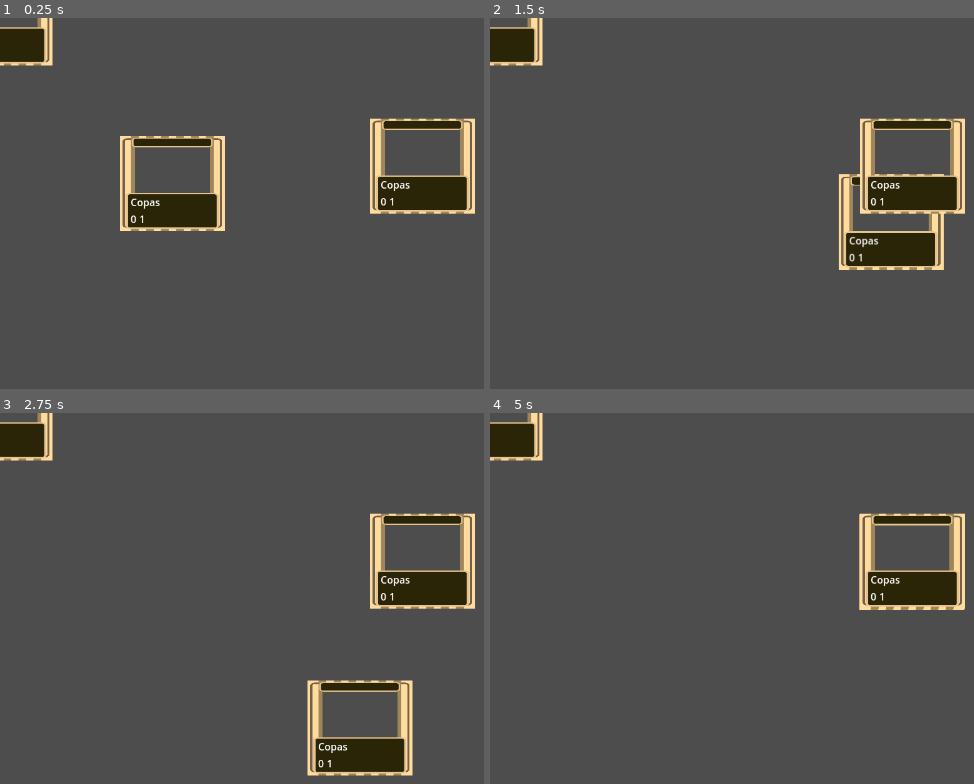
Above: before the commit, frames 1-4 (two rows, left to right).
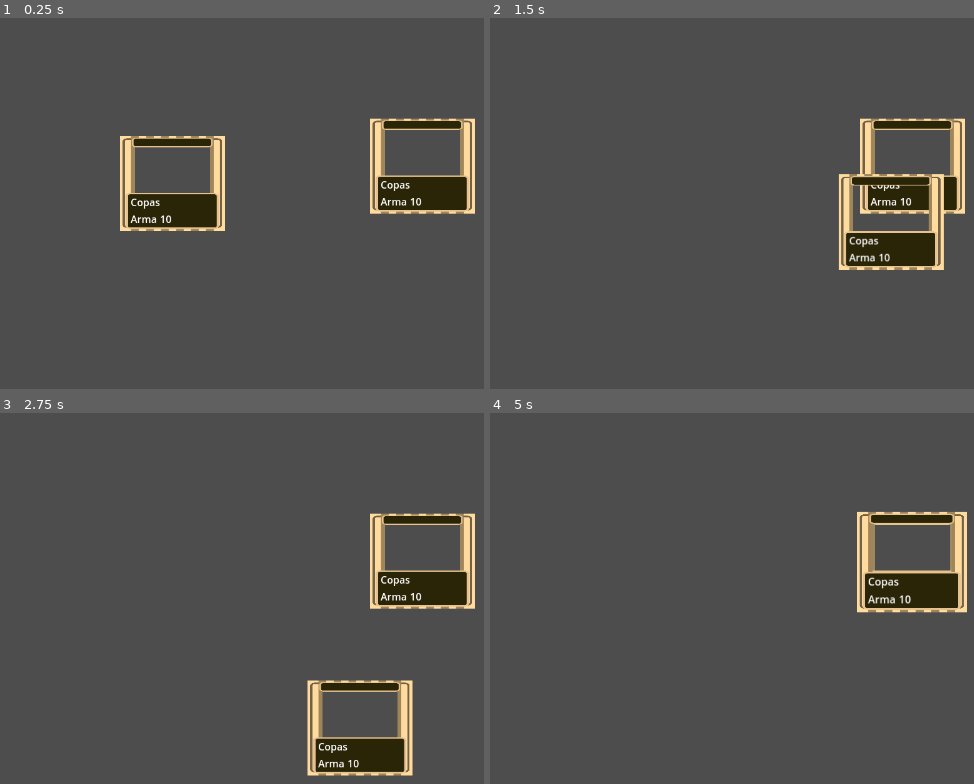
Above: after the commit, the same moments.

Repository: LYG-Studio/godot-game
Game: Godot game, scene res://scenes/Main/Main.tscn
The game is run twice, just before and just after one commit, with the same random seed, the same clock (stepped at 60 frames per second) and the same inputs.
Inputs (mouse positions are in pixels of both pictures, inside the frame that each line leads up to):
- Up to frame 1 (0.25 s): no input
- Up to frame 2 (1.5 s): tap Enter at 0.5 s; drag from (664, 184) to (911, 166) at 0.52 s; drag from (911, 166) to (848, 333) at 1.27 s
- Up to frame 3 (2.75 s): move the mouse to (479, 539) at 2.02 s; click (479, 539) at 2.17 s
- Up to frame 4 (5 s): tap Space at 2.75 s; drag from (848, 728) to (649, 568) at 2.77 s; move the mouse to (outside the picture) at 3.52 s; click (outside the picture) at 3.67 s; tap Enter at 4.25 s; drag from (649, 568) to (911, 561) at 4.27 s

The runs differ from the first frame. In frame 1, 1.4% of the frame differs, in the area x 0-87%, y 0-56%; in frame 2, 1.9%; in frame 3, 1.4%; in frame 4, 3.3%, in the area x 0-99%, y 0-54%.
Error after the commit: Invalid assignment of property or key 'scale' with value of type 'Vector2' on a base object of type 'Nil'. (res://scenes/Match/CardManager.gd:36)

Commit message:
feat: second episode of tutorial

Diff:
--- a/game/prefabs/Card/Card.tscn
+++ b/game/prefabs/Card/Card.tscn
@@ -1,7 +1,6 @@
-[gd_scene load_steps=5 format=3 uid="uid://d3kk37d05w8iu"]
+[gd_scene load_steps=4 format=3 uid="uid://d3kk37d05w8iu"]
 
 [ext_resource type="Script" uid="uid://cebiuypti1ra" path="res://prefabs/Card/card.gd" id="1_lrgw6"]
-[ext_resource type="Resource" uid="uid://vkskt7omoi67" path="res://resources/Cards/Copas.tres" id="2_hdxfl"]
 [ext_resource type="Texture2D" uid="uid://cx1ae0hmqac2p" path="res://assets/card.png" id="3_tdy70"]
 
 [sub_resource type="RectangleShape2D" id="RectangleShape2D_hdxfl"]
@@ -9,7 +8,6 @@
 
 [node name="Card" type="Node2D"]
 script = ExtResource("1_lrgw6")
-card_type = ExtResource("2_hdxfl")
 
 [node name="CardImage" type="Sprite2D" parent="."]
 scale = Vector2(0.24, 0.152727)
@@ -44,3 +42,5 @@
 text = "10"
 
 [connection signal="input_event" from="Area2D" to="." method="_on_area_2d_input_event"]
+[connection signal="mouse_entered" from="Area2D" to="." method="_on_area_2d_mouse_entered"]
+[connection signal="mouse_exited" from="Area2D" to="." method="_on_area_2d_mouse_exited"]
--- a/game/prefabs/Card/card.gd
+++ b/game/prefabs/Card/card.gd
@@ -1,31 +1,18 @@
 extends Node2D
 
-@export var card_type: CardResource
 
-@onready var nameLabel: Label = $VBoxContainer/Name
-@onready var typeLabel: Label = $VBoxContainer/HBoxContainer/Type
-@onready var valueLabel: Label = $VBoxContainer/HBoxContainer/Value
+signal hovered
+signal hovered_off
 
 
-func set_card_type(cr: CardResource):
-	self.card_type = cr
-
 func _ready() -> void:
-	if not card_type:
-		push_error("oi2222")
-		return
+	# All cards must be a child of CardManager
+	get_parent().connect_card_signals(self)
 
 
-	self.nameLabel.text = self.card_type.name
-	self.typeLabel.text = str(self.card_type.type)
-	self.valueLabel.text = str(self.card_type.value)
+func _on_area_2d_mouse_entered() -> void:
+	emit_signal("hovered", self)
 
-	if not card_type.effect:
-		push_error("2222oi")
-		return
 
-	self.card_type.effect.on_draw()
-
-#func _input(event: InputEvent) -> void:
-	#if event is InputEventMouseButton and event.button_index == MOUSE_BUTTON_LEFT:
-		#print(event)
+func _on_area_2d_mouse_exited() -> void:
+	emit_signal("hovered_off", self)
--- a/game/scenes/Match/CardManager.gd
+++ b/game/scenes/Match/CardManager.gd
@@ -4,6 +4,7 @@
 
 var screen_size
 var card_being_dragged
+var is_hovering_on_card
 
 func _ready() -> void:
 	screen_size = get_viewport_rect().size
@@ -20,10 +21,51 @@
 			print("click")
 			var card = raycast_check_for_card()
 			if card:
-				card_being_dragged = card
+				start_drag(card)
 		else:
-			card_being_dragged = null
+			finish_drag()
 			print("released")
+
+
+func start_drag(card):
+	card_being_dragged = card
+	card.scale = Vector2(1, 1)
+
+
+func finish_drag():
+	card_being_dragged.scale = Vector2(1.05, 1.05)
+	card_being_dragged = null
+
+
+func connect_card_signals(card):
+	card.connect("hovered", on_hovered_over_card)
+	card.connect("hovered_off", on_hovered_off_card)
+
+
+func on_hovered_over_card(card):
+	if !is_hovering_on_card:
+		is_hovering_on_card = true
+		highlight_card(card, true)
+
+
+func on_hovered_off_card(card):
+	if !card_being_dragged:
+		highlight_card(card, false)
+		var new_card_hovered = raycast_check_for_card()
+		if new_card_hovered:
+			highlight_card(new_card_hovered, true)
+		else:
+			is_hovering_on_card = false
+
+
+func highlight_card(card, is_hovered):
+	if is_hovered:
+		card.scale = Vector2(1.05, 1.05)
+		card.z_index = 2
+	else:
+		card.scale = Vector2(1, 1)
+		card.z_index = 1
+
 
 func raycast_check_for_card() -> Node2D:
 	var space_state = get_world_2d().direct_space_state
@@ -33,5 +75,18 @@
 	parameters.collision_mask = COLLISION_MASK_CARD
 	var result = space_state.intersect_point(parameters)
 	if result.size() > 0:
-		return result[0].collider.get_parent()
+		# return result[0].collider.get_parent()
+		return get_card_with_highest_z_index(result)
 	return null
+
+func get_card_with_highest_z_index(cards):
+	var highest_z_card = cards[0].collider.get_parent()
+	var highest_z_index = highest_z_card.z_index
+
+	for i in range(1, cards.size()):
+		var current_card = cards[i].collider.get_parent()
+		if current_card.z_index > highest_z_index:
+			highest_z_card = current_card
+			highest_z_index = current_card.z_index
+
+	return highest_z_card
--- a/game/scenes/TitleScreen/title_screen.gd
+++ b/game/scenes/TitleScreen/title_screen.gd
@@ -7,10 +7,6 @@
 
 func _ready() -> void:
 	settings.visible = false
-	var new_card = card.instantiate()
-	new_card.set_card_type(COPAS)
-	cards.add_child(new_card)
-
 
 
 func _on_start_pressed() -> void:
